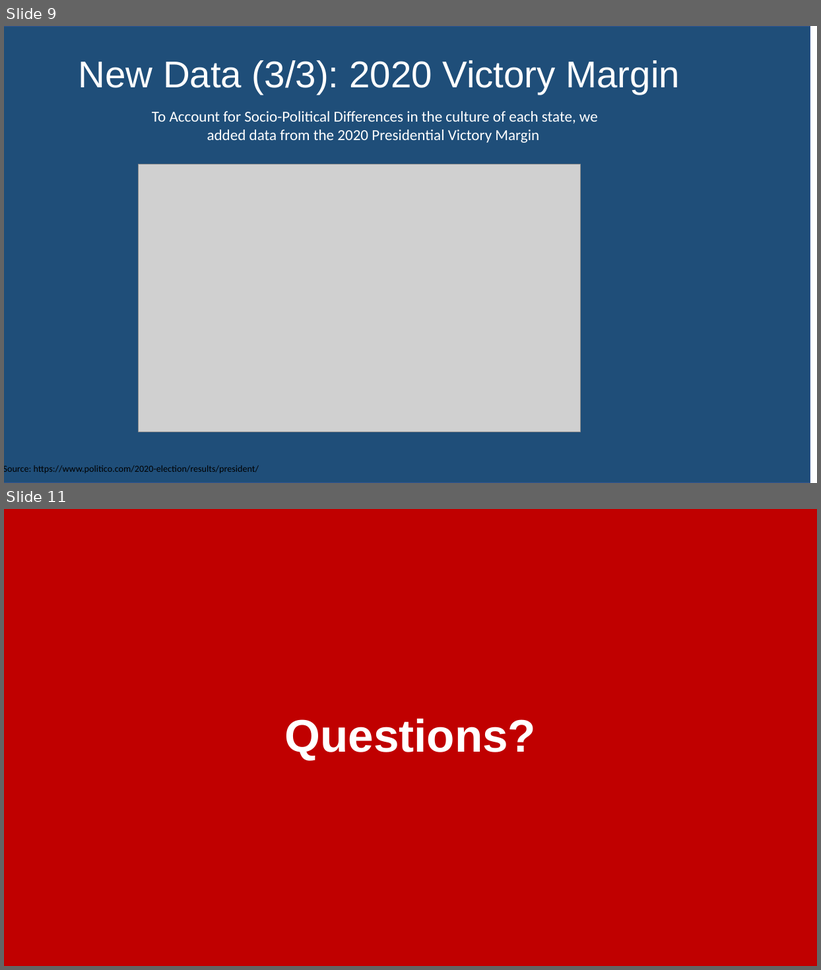
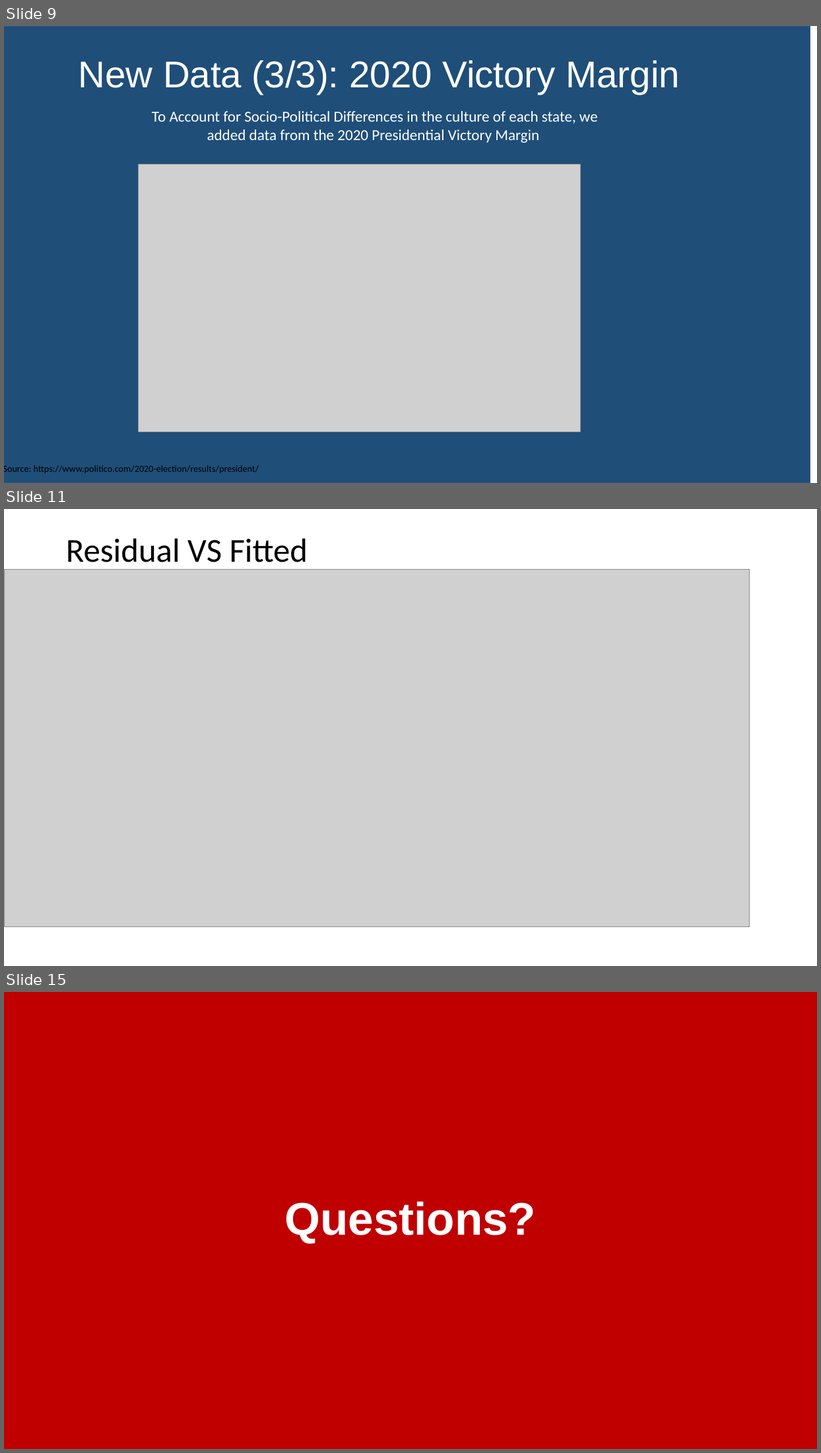
Before and after one commit to awinkhater/Dats6101_Team3, a slide deck: FINAL_PROJECT/Final Project PPT DATS 6101.pptx. Shown one above the other, each under a label of ours: slides 9 and 11 before the commit, slides 9, 11 and 15 after it; the slides between them are not shown. The pictures are 821x970 and 821x1453 pixels, drawn with LibreOffice and Linux fonts; fonts in the diff are those of the drawing; grey boxes stand for pictures. Boxes give left, top, right and bottom in pixels: in the first picture for what was removed or moved away, otherwise in the second. Text is boxed around its words. In the diff, an @@ line names an element or a change of style, - is before the commit and + after.

```diff
--- a/FINAL_PROJECT/Final Project PPT DATS 6101.pptx
+++ b/FINAL_PROJECT/Final Project PPT DATS 6101.pptx
@@ slide 11 added at box(4, 509, 817, 966), background #FFFFFF @@
@@ title added at box(66, 538, 308, 570), 39.6 pt, text #000000 @@
+Residual VS Fitted
@@ picture added at box(4, 569, 750, 927) @@
@@ what was slide 11 is now slide 15 @@
```
Also in this commit, not shown: 4 other slides added, 1 slide removed.
